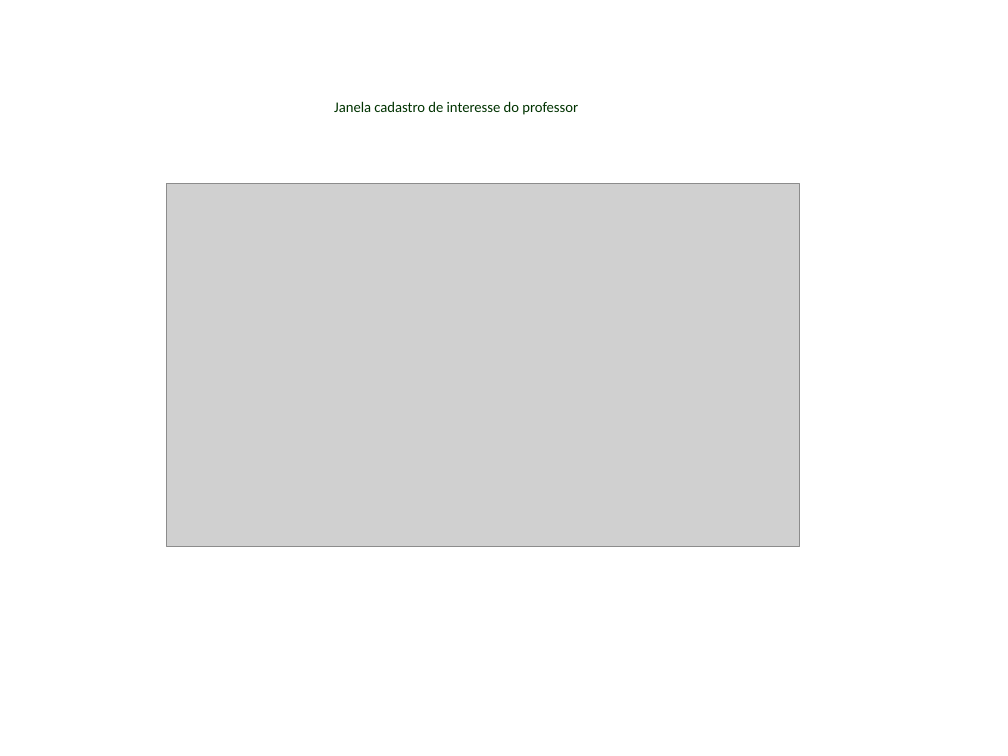
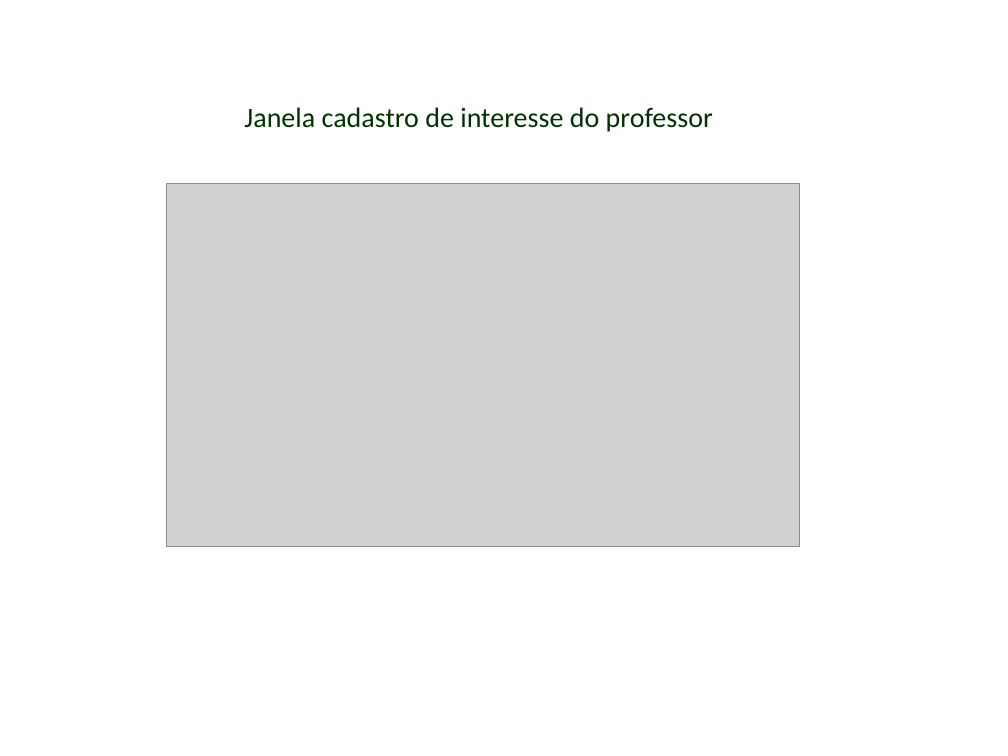
Before and after one commit to Alexandresl/trabalho-java, a slide deck: slide 20 of manual java.odp. Drawn at 1008x756 pixels with LibreOffice and Linux fonts; fonts in the diff are those of the drawing; grey boxes stand for pictures; background and template pictures are left out. Boxes give left, top, right and bottom in pixels: in the first picture for what was removed or moved away, otherwise in the second. Text is boxed around its words. In the diff, an @@ line names an element or a change of style, - is before the commit and + after.

```diff
--- a/manual java.odp
+++ b/manual java.odp
@@ free "Janela cadastro de interesse do ...": place and size @@
-free "Janela cadastro de interesse do ..." at box(325, 93, 591, 121)
+free "Janela cadastro de interesse do ..." at box(235, 95, 727, 138)
@@ free "Janela cadastro de interesse do ..." at box(235, 95, 727, 138): size 10.5 to 20 pt @@
```
Also in this commit, not shown: 9 other slides changed, 2 slides added, 14 other files.
